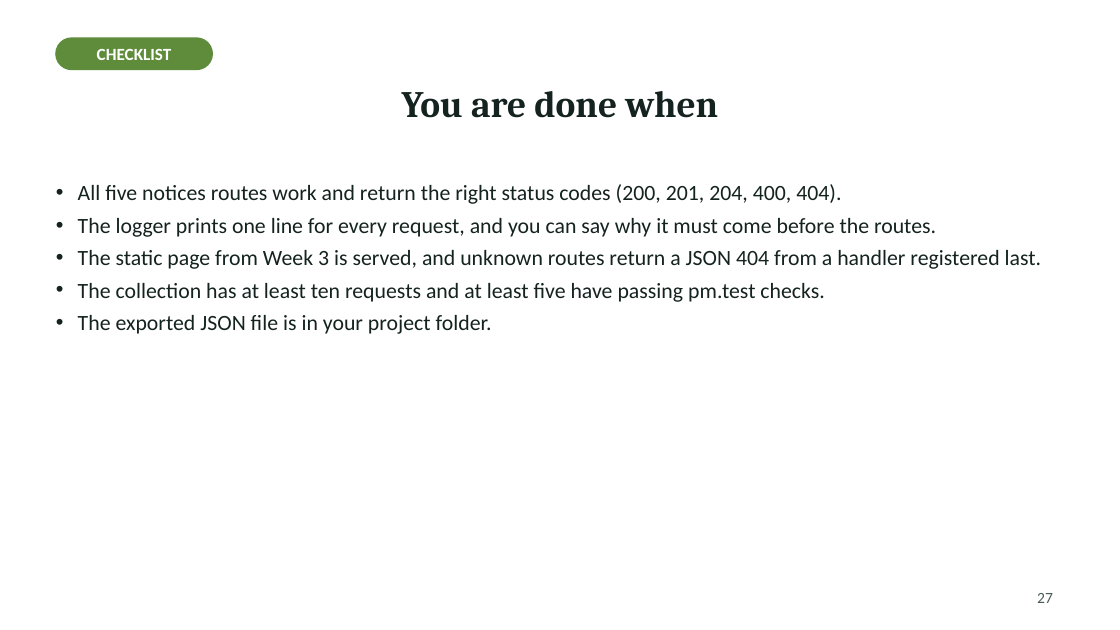
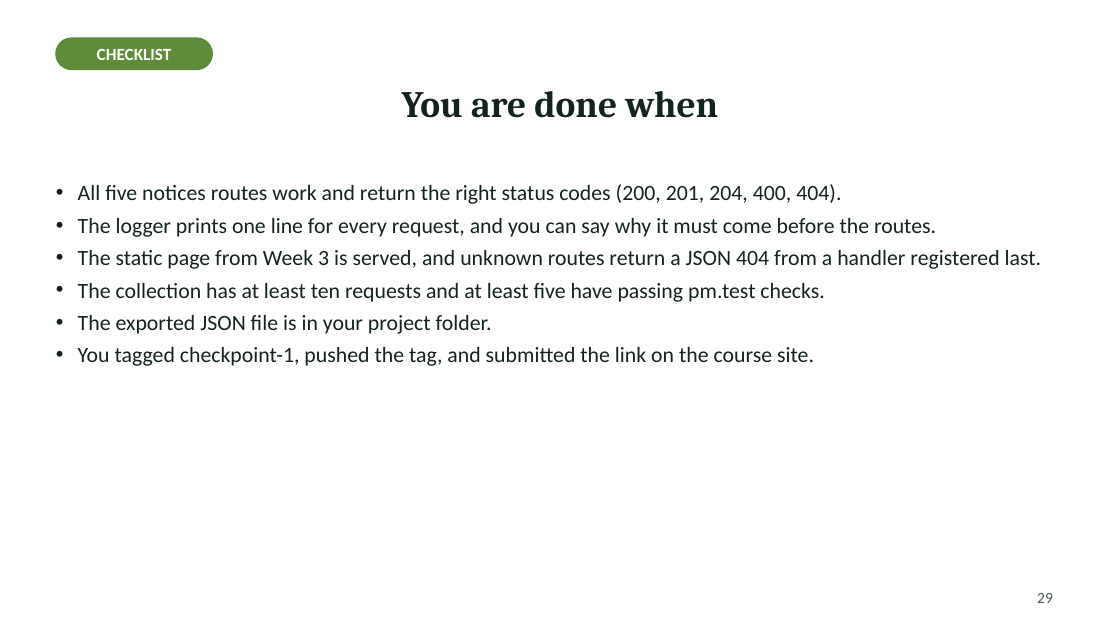
Before and after one commit to Haydzz9/sae104-site, a slide deck: slide 29 of downloads/laboratory/Week_06_Laboratory_First_Express_server_in_memory_CRUD_API.pptx (slide 27 before the commit). Drawn at 1120x630 pixels with LibreOffice and Linux fonts; fonts in the diff are those of the drawing. Boxes give left, top, right and bottom in pixels: in the first picture for what was removed or moved away, otherwise in the second. Text is boxed around its words. In the diff, an @@ line names an element or a change of style, - is before the commit and + after.

```diff
--- a/downloads/laboratory/Week_06_Laboratory_First_Express_server_in_memory_CRUD_API.pptx
+++ b/downloads/laboratory/Week_06_Laboratory_First_Express_server_in_memory_CRUD_API.pptx
@@ text at (78,347,814,366): paragraph added @@
+• You tagged checkpoint-1, pushed the tag, and submitted the link on the course site.
@@ page number at (1037,593,1053,603): text changed @@
-27
+29
```
Also in this commit, not shown: 1 other slide changed, 2 slides added, 28 other files.
